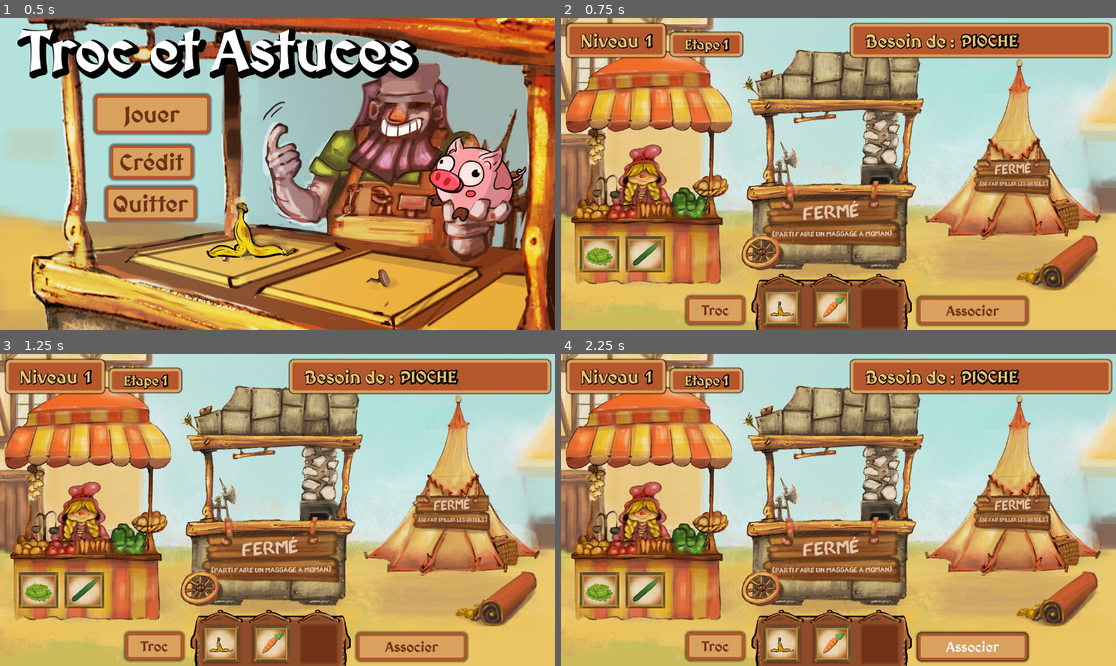
Above: before the commit, frames 1-4 (two rows, left to right).
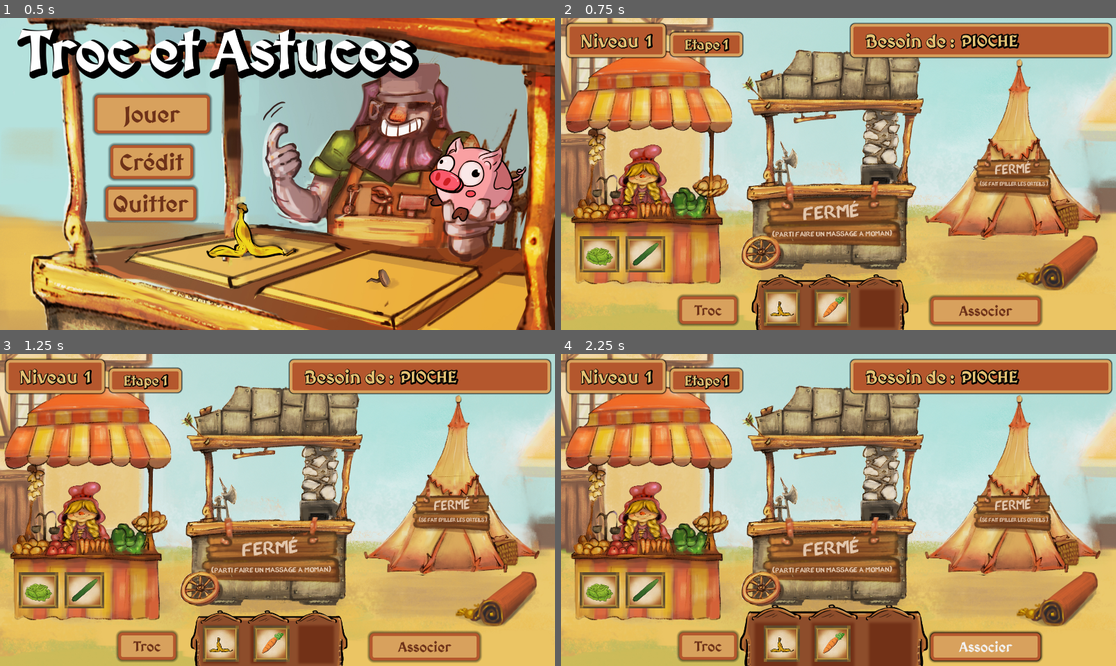
Above: after the commit, the same moments.

Repository: Xinart/TrockEtAstuce
Game: Godot game, scene res://Scenes/main_menu.tscn
The game is run twice, just before and just after one commit, with the same random seed, the same clock (stepped at 60 frames per second) and the same inputs.
Inputs:
- Up to frame 1 (0.5 s): no input
- Up to frame 2 (0.75 s): click "Jouer" at 0.5 s
- Up to frame 3 (1.25 s): no input
- Up to frame 4 (2.25 s): click "Troc" at 1.25 s; click "Associer" at 2 s

Frame 1 is identical in both runs. In frame 2, 2.0% of the frame differs, in the area x 20-87%, y 81-100%; in frame 3, 2.0%; in frame 4, 3.4%, in the area x 20-87%, y 80-100%.

Commit message:
Version 1.1
Fixing all the known bugs and adding little polish

Diff:
--- a/Scenes/UI/cursor.tscn
+++ b/Scenes/UI/cursor.tscn
@@ -1,7 +1,13 @@
-[gd_scene load_steps=3 format=3 uid="uid://d0888l305uwct"]
+[gd_scene load_steps=3 format=3 uid="uid://mh81h4j2bxh3"]
 
-[ext_resource type="Texture2D" uid="uid://hbwdu58ngj6s" path="res://Visual/yolo/pointeur.png" id="1_1ny1g"]
-[ext_resource type="Script" path="res://Scripts/Cursor.gd" id="2_fwpfp"]
+[sub_resource type="GDScript" id="GDScript_s3u0b"]
+script/source = "extends Control
+# Called every frame. 'delta' is the elapsed time since the previous frame.
+func _process(delta):
+	position = get_viewport().get_mouse_position()
+"
+
+[sub_resource type="CompressedTexture2D" id="CompressedTexture2D_fgmcg"]
 
 [node name="Cursor" type="Control"]
 z_index = 15
@@ -9,7 +15,7 @@
 anchors_preset = 0
 offset_right = 78.0
 offset_bottom = 105.0
-script = ExtResource("2_fwpfp")
+script = SubResource("GDScript_s3u0b")
 
 [node name="Control" type="Control" parent="."]
 anchors_preset = 0
@@ -25,5 +31,5 @@
 offset_bottom = 150.0
 mouse_filter = 0
 mouse_force_pass_scroll_events = false
-texture = ExtResource("1_1ny1g")
+texture = SubResource("CompressedTexture2D_fgmcg")
 expand_mode = 1
--- a/Scenes/end_menu.tscn
+++ b/Scenes/end_menu.tscn
@@ -13,10 +13,15 @@
 game_entry_scene = "res://Scenes/main_menu.tscn"
 
 [node name="PlayButton" parent="Menu" index="0"]
-offset_left = 165.0
-offset_top = -253.0
-offset_right = 917.0
-offset_bottom = -58.0
+anchors_preset = -1
+anchor_left = 0.0
+anchor_top = 0.0
+anchor_right = 0.0
+anchor_bottom = 0.0
+offset_left = 1125.0
+offset_top = 287.0
+offset_right = 1877.0
+offset_bottom = 482.0
 text = " Menu principal "
 
 [node name="CreditButton" parent="Menu" index="1"]
@@ -34,10 +39,15 @@
 
 [node name="Credit" parent="Menu" index="3"]
 visible = true
+anchors_preset = 0
+anchor_right = 0.0
+anchor_bottom = 0.0
 offset_left = 980.0
 offset_top = 526.0
-offset_right = -5.0
-offset_bottom = -14.0
+offset_right = 1915.0
+offset_bottom = 1066.0
+grow_horizontal = 1
+grow_vertical = 1
 metadata/_edit_group_ = true
 
 [node name="ExitCredit" parent="Menu/Credit" index="0"]
--- a/Scenes/main_menu.tscn
+++ b/Scenes/main_menu.tscn
@@ -14,10 +14,15 @@
 game_entry_scene = "res://Scenes/main_scene.tscn"
 
 [node name="PlayButton" parent="Menu" index="0"]
-offset_left = -633.0
-offset_top = -271.0
-offset_right = -234.0
-offset_bottom = -138.0
+anchors_preset = -1
+anchor_left = 0.0
+anchor_top = 0.0
+anchor_right = 0.0
+anchor_bottom = 0.0
+offset_left = 327.0
+offset_top = 269.0
+offset_right = 726.0
+offset_bottom = 402.0
 theme_override_font_sizes/font_size = 80
 
 [node name="CreditButton" parent="Menu" index="1"]
--- a/Scenes/main_scene.tscn
+++ b/Scenes/main_scene.tscn
@@ -7,7 +7,7 @@
 [ext_resource type="Texture2D" uid="uid://m77fodrfh1h0" path="res://Visual/Merchants/forge.png" id="4_wdktt"]
 [ext_resource type="Texture2D" uid="uid://cyj4t7pjl6a7a" path="res://Visual/Merchants/etalage.png" id="6_il41w"]
 [ext_resource type="Texture2D" uid="uid://bi2pvd1pfl8hq" path="res://Visual/Merchants/forgeron_.png" id="6_yl1fx"]
-[ext_resource type="Texture2D" uid="uid://byk5lroy13x58" path="res://Visual/Merchants/tente.png" id="7_qi7c4"]
+[ext_resource type="Texture2D" uid="uid://byk5lroy13x58" path="res://Visual/Merchants/Tente.png" id="7_qi7c4"]
 [ext_resource type="Texture2D" uid="uid://dtabs0fvdkcyx" path="res://Visual/Merchants/etranger.png" id="8_4o3wi"]
 [ext_resource type="Texture2D" uid="uid://kah700xnikmc" path="res://Visual/Merchants/etalage_closed.png" id="9_cjx1l"]
 [ext_resource type="Script" path="res://Scripts/MerchantsAnimPlayer.gd" id="10_4aryy"]
@@ -16,7 +16,7 @@
 [ext_resource type="Theme" uid="uid://dn1q0qrdx8emw" path="res://UI/Themes/new_theme.tres" id="10_mk6ni"]
 [ext_resource type="Texture2D" uid="uid://buokth2g7te02" path="res://Visual/Animation/niveau_suivant.png" id="11_8pxwb"]
 [ext_resource type="Texture2D" uid="uid://bhqbpph7ckepy" path="res://Visual/Merchants/tente_closed.png" id="11_bq7nb"]
-[ext_resource type="Texture2D" uid="uid://o4ja8l6q1bu5" path="res://Visual/Background/inventaire.png" id="12_p1wxf"]
+[ext_resource type="Texture2D" uid="uid://o4ja8l6q1bu5" path="res://Visual/Background/PlayerInventory.png" id="12_p1wxf"]
 [ext_resource type="Texture2D" uid="uid://b7y1v5oj8fr5m" path="res://Visual/yolo/etoile_5_b.png" id="13_pu1ku"]
 [ext_resource type="Texture2D" uid="uid://wmdlm80h8wro" path="res://Visual/Background/fond.jpg" id="14_63wyi"]
 [ext_resource type="Script" path="res://Scenes/Menu.gd" id="17_eg5jc"]
@@ -214,7 +214,7 @@
 "times": PackedFloat32Array(0),
 "transitions": PackedFloat32Array(1),
 "update": 1,
-"values": [true]
+"values": [false]
 }
 tracks/1/type = "value"
 tracks/1/imported = false
@@ -227,6 +227,34 @@
 "transitions": PackedFloat32Array(1),
 "update": 0,
 "values": [Color(0, 0, 0, 1)]
+}
+tracks/2/type = "value"
+tracks/2/imported = false
+tracks/2/enabled = true
+tracks/2/path = NodePath("CanvasLayer/PlayerInventory:self_modulate")
+tracks/2/interp = 1
+tracks/2/loop_wrap = true
+tracks/2/keys = {
+"times": PackedFloat32Array(0),
+"transitions": PackedFloat32Array(1),
+"update": 0,
+"values": [Color(1, 1, 1, 1)]
+}
+
+[sub_resource type="Animation" id="Animation_601gy"]
+resource_name = "new_animation"
+step = 0.05
+tracks/0/type = "value"
+tracks/0/imported = false
+tracks/0/enabled = true
+tracks/0/path = NodePath("CanvasLayer/PlayerInventory:self_modulate")
+tracks/0/interp = 1
+tracks/0/loop_wrap = true
+tracks/0/keys = {
+"times": PackedFloat32Array(0, 0.05, 0.1),
+"transitions": PackedFloat32Array(2.21914, 0.466517, 1.27456),
+"update": 0,
+"values": [Color(1, 1, 1, 1), Color(1, 0, 0, 1), Color(1, 1, 1, 1)]
 }
 
 [sub_resource type="Animation" id="Animation_y20ht"]
@@ -274,6 +302,7 @@
 [sub_resource type="AnimationLibrary" id="AnimationLibrary_mw73s"]
 _data = {
 "RESET": SubResource("Animation_dyr3b"),
+"new_animation": SubResource("Animation_601gy"),
 "transit_to_end": SubResource("Animation_y20ht")
 }
 
@@ -302,14 +331,11 @@
 
 [node name="merchantPanel" type="Control" parent="CanvasLayer/Control/Panel"]
 layout_mode = 1
-anchors_preset = 14
-anchor_top = 0.5
-anchor_right = 1.0
-anchor_bottom = 0.5
+anchors_preset = 0
 offset_left = 33.0
-offset_top = -284.0
-offset_right = -43.0
-offset_bottom = 269.0
+offset_top = 256.0
+offset_right = 1877.0
+offset_bottom = 809.0
 grow_horizontal = 2
 grow_vertical = 2
 metadata/_edit_group_ = true
@@ -431,28 +457,12 @@
 offset_bottom = 694.0
 texture = ExtResource("11_bq7nb")
 
-[node name="TextureRect" type="TextureRect" parent="CanvasLayer/Control/Panel"]
-layout_mode = 2
-offset_left = 658.0
-offset_top = 885.0
-offset_right = 1215.0
-offset_bottom = 1081.0
-texture = ExtResource("12_p1wxf")
-expand_mode = 1
-
 [node name="Player" type="GridContainer" parent="CanvasLayer/Control/Panel"]
 layout_mode = 1
-anchors_preset = 7
-anchor_left = 0.5
-anchor_top = 1.0
-anchor_right = 0.5
-anchor_bottom = 1.0
-offset_left = -259.0
-offset_top = -140.0
-offset_right = 774.0
-offset_bottom = -15.0
-grow_horizontal = 2
-grow_vertical = 0
+offset_left = 701.0
+offset_top = 940.0
+offset_right = 1734.0
+offset_bottom = 1065.0
 theme_override_constants/h_separation = 50
 theme_override_constants/v_separation = 50
 columns = 3
@@ -460,14 +470,10 @@
 
 [node name="AskingIngredientContainer" type="Panel" parent="CanvasLayer/Control/Panel"]
 layout_mode = 1
-anchors_preset = 1
-anchor_left = 1.0
-anchor_right = 1.0
-offset_left = -918.0
+offset_left = 1002.0
 offset_top = 20.0
-offset_right = -16.0
+offset_right = 1904.0
 offset_bottom = 136.0
-grow_horizontal = 0
 theme = ExtResource("10_mk6ni")
 metadata/_edit_group_ = true
 
@@ -576,54 +582,29 @@
 text = "1"
 label_settings = SubResource("LabelSettings_soioj")
 
-[node name="MarginContainer" type="Control" parent="CanvasLayer/Control/Panel"]
-layout_mode = 1
-anchors_preset = 3
-anchor_left = 1.0
-anchor_top = 1.0
-anchor_right = 1.0
-anchor_bottom = 1.0
-offset_left = -640.0
-offset_top = -135.0
-grow_horizontal = 0
-grow_vertical = 0
-
-[node name="HBoxContainer" type="Control" parent="CanvasLayer/Control/Panel/MarginContainer"]
-layout_mode = 1
-anchors_preset = 7
-anchor_left = 0.5
-anchor_top = 1.0
-anchor_right = 0.5
-anchor_bottom = 1.0
-offset_left = -1555.0
-offset_top = -128.0
-offset_right = 296.0
-grow_horizontal = 2
-grow_vertical = 0
-
-[node name="TradeButton" type="Button" parent="CanvasLayer/Control/Panel/MarginContainer/HBoxContainer"]
+[node name="MergePlayerIngredientButton" type="Button" parent="CanvasLayer/Control/Panel"]
+z_index = 10
+custom_minimum_size = Vector2(380, 0)
+layout_mode = 2
+offset_left = 1279.0
+offset_top = 966.0
+offset_right = 1659.0
+offset_bottom = 1061.0
+pivot_offset = Vector2(197, 47)
+theme = ExtResource("10_mk6ni")
+theme_override_font_sizes/font_size = 48
+text = "Associer"
+
+[node name="TradeButton" type="Button" parent="CanvasLayer/Control/Panel"]
 custom_minimum_size = Vector2(200, 0)
 layout_mode = 2
-offset_left = 389.0
-offset_top = 12.0
-offset_right = 589.0
-offset_bottom = 107.0
+offset_left = 409.0
+offset_top = 964.0
+offset_right = 609.0
+offset_bottom = 1059.0
 theme = ExtResource("10_mk6ni")
 theme_override_font_sizes/font_size = 48
 text = "Troc"
-
-[node name="MergePlayerIngredientButton" type="Button" parent="CanvasLayer/Control/Panel/MarginContainer/HBoxContainer"]
-z_index = 10
-custom_minimum_size = Vector2(380, 0)
-layout_mode = 2
-offset_left = 1189.0
-offset_top = 14.0
-offset_right = 1569.0
-offset_bottom = 109.0
-pivot_offset = Vector2(197, 47)
-theme = ExtResource("10_mk6ni")
-theme_override_font_sizes/font_size = 48
-text = "Associer"
 
 [node name="EndStepPanel" type="Panel" parent="CanvasLayer/Control/Panel"]
 visible = false
@@ -805,6 +786,13 @@
 texture = ExtResource("14_63wyi")
 metadata/_edit_lock_ = true
 
+[node name="PlayerInventory" type="Sprite2D" parent="CanvasLayer"]
+z_index = -20
+position = Vector2(866, 990)
+scale = Vector2(0.822398, 0.879807)
+texture = ExtResource("12_p1wxf")
+offset = Vector2(79.0372, -6.8197)
+
 [node name="Camera2D" type="Camera2D" parent="."]
 
 [node name="MerchantsAnimPlayer" type="AnimationPlayer" parent="."]
@@ -826,8 +814,10 @@
 
 [node name="SFXAudioStreamPlayer2D" type="AudioStreamPlayer2D" parent="."]
 
-[connection signal="button_down" from="CanvasLayer/Control/Panel/MarginContainer/HBoxContainer/TradeButton" to="CanvasLayer/Control/Panel/Player" method="_on_trade_button_button_down"]
-[connection signal="button_down" from="CanvasLayer/Control/Panel/MarginContainer/HBoxContainer/MergePlayerIngredientButton" to="." method="_on_merge_player_ingredient_button_button_down"]
+[connection signal="button_down" from="CanvasLayer/Control/Panel/MergePlayerIngredientButton" to="." method="_on_merge_player_ingredient_button_button_down"]
+[connection signal="mouse_entered" from="CanvasLayer/Control/Panel/MergePlayerIngredientButton" to="." method="_on_merge_player_ingredient_button_mouse_entered"]
+[connection signal="mouse_exited" from="CanvasLayer/Control/Panel/MergePlayerIngredientButton" to="." method="_on_merge_player_ingredient_button_mouse_exited"]
+[connection signal="button_down" from="CanvasLayer/Control/Panel/TradeButton" to="CanvasLayer/Control/Panel/Player" method="_on_trade_button_button_down"]
 [connection signal="button_down" from="CanvasLayer/Control/Panel/EndStepPanel/ExiteEndStepPanelbutton" to="." method="_on_exite_end_step_panelbutton_button_down"]
 [connection signal="button_down" from="CanvasLayer/Control/Menu/QuitButton" to="CanvasLayer/Control/Menu" method="_on_quit_button_down"]
 [connection signal="button_down" from="CanvasLayer/Control/Menu/Credit" to="CanvasLayer/Control/Menu" method="_on_quit_button_down"]
--- a/Scripts/Autoloads/GameData.gd
+++ b/Scripts/Autoloads/GameData.gd
@@ -30,11 +30,11 @@
 			)
 			# 1.4
 			,LevelStep.new(
-				["tissu","pioche"] # Player inventory
+				["fer à cheval","pioche"] # Player inventory
 				,[] # Farmer inventory
-				,["fer à cheval","corde"] # Blacksmith inventory
+				,["seau","corde"] # Blacksmith inventory
 				,[] # Stranger inventory
-			,IngredientData.new("chapeau",["corde","tissu"]) # Object to find to pass the step
+			,IngredientData.new("chapeau",["corde","seau"]) # Object to find to pass the step
 			)
 			# 1.5
 			,LevelStep.new(
@@ -46,9 +46,9 @@
 			)
 			# 1.6
 			,LevelStep.new(
-				["corde","tissu"] # Player inventory
+				["corde","bougie"] # Player inventory
 				,[] # Farmer inventory
-				,["fourche","bougie"] # Blacksmith inventory
+				,["fourche","tissu"] # Blacksmith inventory
 				,[] # Stranger inventory
 			,IngredientData.new("porte serviette",["tissu","fourche"]) # Object to find to pass the step
 			)
@@ -57,9 +57,9 @@
 		,Level.new([
 			# 2.1
 			LevelStep.new(
-				["corde","casque"] # Player inventory
+				["épée","casque"] # Player inventory
 				,["pastèque","pioche"] # Farmer inventory
-				,["épée","fer à cheval"] # Blacksmith inventory
+				,["corde","fer à cheval"] # Blacksmith inventory
 				,[] # Stranger inventory
 			,IngredientData.new("boulet",["corde","pastèque"]) # Object to find to pass the step
 			)
@@ -73,11 +73,11 @@
 			)
 			# 2.3
 			,LevelStep.new(
-				["banane","corde"] # Player inventory
+				["banane","piment"] # Player inventory
 				,["carotte","concombre","salade"] # Farmer inventory
-				,[] # Blacksmith inventory
+				,["corde"] # Blacksmith inventory
 				,[] # Stranger inventory
-			,IngredientData.new("fouet",["corde","pastèque"]) # Object to find to pass the step
+			,IngredientData.new("fouet",["corde","concombre"]) # Object to find to pass the step
 			)
 			# 2.4
 			,LevelStep.new(
@@ -89,7 +89,7 @@
 			)
 			# 2.5
 			,LevelStep.new(
-				["poire","salade"] # Player inventory
+				["poire","bougie"] # Player inventory
 				,["banane","carotte","salade"] # Farmer inventory
 				,["corde","seau"] # Blacksmith inventory
 				,[] # Stranger inventory
@@ -105,9 +105,9 @@
 			)
 			# 2.7
 			,LevelStep.new(
-				["seau","chapeau"] # Player inventory
+				["banane","chapeau"] # Player inventory
 				,["salade","pastèque","poire"] # Farmer inventory
-				,["casque","corde","perruque"] # Blacksmith inventory
+				,["casque","seau","perruque"] # Blacksmith inventory
 				,[] # Stranger inventory
 			,IngredientData.new("cloche",["poire","seau"]) # Object to find to pass the step
 			)
@@ -117,9 +117,9 @@
 		,Level.new([
 			# 3.1
 			LevelStep.new(
-				["banane","clou"] # Player inventory
+				["banane","fourche"] # Player inventory
 				,["concombre","carotte"] # Farmer inventory
-				,["épée","craie"] # Blacksmith inventory
+				,["épée","craie","clou"] # Blacksmith inventory
 				,["lézard"] # Stranger inventory
 			,IngredientData.new("cactus",["clou","concombre"]) # Object to find to pass the step
 			)
@@ -133,39 +133,39 @@
 			)
 			# 3.3
 			,LevelStep.new(
-				["bougie","tissu"] # Player inventory
-				,["salade","pastèque","poire"] # Farmer inventory
-				,[] # Blacksmith inventory
+				["clou","tissu"] # Player inventory
+				,["salade","pastèque"] # Farmer inventory
+				,["bougie"] # Blacksmith inventory
 				,["lézard","seau","cactus"] # Stranger inventory
 			,IngredientData.new("abat jour",["seau","bougie"]) # Object to find to pass the step
 			)
 			# 3.4
 			,LevelStep.new(
-				["banane","piment"] # Player inventory
+				["banane","fer à cheval"] # Player inventory
 				,["carotte","poire"] # Farmer inventory
 				,["tissu","épée"] # Blacksmith inventory
-				,["cactus","lézard"] # Stranger inventory
+				,["piment","lézard"] # Stranger inventory
 			,IngredientData.new("dragon",["lézard","piment"]) # Object to find to pass the step
 			)
 			# 3.5
 			,LevelStep.new(
-				["craie","seau"] # Player inventory
+				["trombone","seau"] # Player inventory
 				,["salade","concombre","poire"] # Farmer inventory
 				,[] # Blacksmith inventory
-				,["cloche","cactus"] # Stranger inventory
+				,["cloche","cactus","craie"] # Stranger inventory
 			,IngredientData.new("quille",["poire","craie"]) # Object to find to pass the step
 			)
 			# 3.6
 			,LevelStep.new(
-				["pastèque","clou"] # Player inventory
-				,["salade","concombre","banane"] # Farmer inventory
+				["concombre","clou"] # Player inventory
+				,["salade","pastèque","banane"] # Farmer inventory
 				,["boulet","pioche"] # Blacksmith inventory
-				,["pioche","dragon"] # Stranger inventory
+				,["perruque","dragon"] # Stranger inventory
 			,IngredientData.new("boule de bowling",["pastèque","pioche"]) # Object to find to pass the step
 			)
 			# 3.7
 			,LevelStep.new(
-				["concombre","abat jour","fourche"] # Player inventory
+				["concombre","fouet","fourche"] # Player inventory
 				,["piment","banane","salade"] # Farmer inventory
 				,["trombone","bougie","seau"] # Blacksmith inventory
 				,[] # Stranger inventory
@@ -173,9 +173,9 @@
 			)
 			# 3.8
 			,LevelStep.new(
-				["clou","pastèque"] # Player inventory
+				["craie","pastèque"] # Player inventory
 				,["poire","cochon","salade"] # Farmer inventory
-				,["craie","trombone","tissu"] # Blacksmith inventory
+				,["clou","trombone","tissu"] # Blacksmith inventory
 				,["dragon","boule de bowling","lampe"] # Stranger inventory
 			,IngredientData.new("rhinocéros",["cochon","clou"]) # Object to find to pass the step
 			)
--- a/Scripts/Cursor.gd
+++ /dev/null
@@ -1,4 +0,0 @@
-extends Control
-# Called every frame. 'delta' is the elapsed time since the previous frame.
-func _process(delta):
-	position = get_viewport().get_mouse_position()
--- a/Scripts/Game.gd
+++ b/Scripts/Game.gd
@@ -11,7 +11,9 @@
 @onready var step_ingredient = $CanvasLayer/Control/Panel/EndStepPanel/ColorRect/MarginContainer/StepIngredient
 @onready var sfx_audio_stream_player_2d : AudioStreamPlayer2D = $SFXAudioStreamPlayer2D
 
-
+@onready var player_inventory: Sprite2D = $CanvasLayer/PlayerInventory
+@onready var player_inventory_init_scale_x = player_inventory.scale.x
+@onready var player_inventory_init_scale_y = player_inventory.scale.y
 
 var list_base_ingredients :Array[String]
 var current_list_merchant_ingredient :Array[String]
@@ -24,7 +26,7 @@
 @onready var traveler :UIIngredientCarrier = $CanvasLayer/Control/Panel/merchantPanel/Tente/traveler
 @onready var blacksmith :UIIngredientCarrier = $CanvasLayer/Control/Panel/merchantPanel/Forge/blacksmith
 @onready var end_step_panel :Panel = $CanvasLayer/Control/Panel/EndStepPanel
-@onready var merge_player_ingredient_button = $CanvasLayer/Control/Panel/MarginContainer/HBoxContainer/MergePlayerIngredientButton
+@onready var merge_player_ingredient_button: Button = $CanvasLayer/Control/Panel/MergePlayerIngredientButton
 
 @onready var etalage :TextureRect = $CanvasLayer/Control/Panel/merchantPanel/Etalage
 @onready var forge :TextureRect = $CanvasLayer/Control/Panel/merchantPanel/Forge
@@ -53,6 +55,7 @@
 	GameData.list_level[GameData.current_level_index].current_level_step = \
 	GameData.list_level[GameData.current_level_index].list_level_steps[0]
 	_set_data_for_step_of_current_level()
+	Input.set_custom_mouse_cursor(load("res://Visual/yolo/pointeur_petit.png"))
 
 # Called every frame. 'delta' is the elapsed time since the previous frame.
 func _process(delta):
@@ -82,6 +85,9 @@
 		sfx_audio_stream_player_2d.stop()
 		sfx_audio_stream_player_2d.stream = load("res://Audio/wrong.mp3")
 		sfx_audio_stream_player_2d.play()
+
+		end_anim_player.play("new_animation")
+		await end_anim_player.animation_finished
 	# remove selection on player when it combination
 	if player.player_ui_ingredient_to_trade:
 		player.player_ui_ingredient_to_trade.is_selected = false
@@ -159,3 +165,15 @@
 	else:
 		tente_closed.visible = false
 		tente.visible = true
+
+
+
+
+func _on_merge_player_ingredient_button_mouse_entered() -> void:
+	player_inventory.scale.x = player_inventory_init_scale_x * 1.2
+	player_inventory.scale.y = player_inventory_init_scale_y * 1.2
+
+
+func _on_merge_player_ingredient_button_mouse_exited() -> void:
+	player_inventory.scale.x = player_inventory_init_scale_x
+	player_inventory.scale.y = player_inventory_init_scale_y
--- a/Scripts/Player.gd
+++ b/Scripts/Player.gd
@@ -10,7 +10,7 @@
 # Called when the node enters the scene tree for the first time.
 func _ready():
 
-	var image_file = load("res://Visual/yolo/pointeur.png")
+	var image_file = load("res://Visual/yolo/pointeur_petit.png")
 	Input.set_custom_mouse_cursor(image_file)
 	Input.mouse_mode = Input.MOUSE_MODE_VISIBLE
 	## Get the list of single base ingredients
@@ -33,6 +33,10 @@
 	if Input.is_action_just_pressed("ui_mouse_left_click"):
 		for ui_ingredient : UIIngredient in get_tree().get_nodes_in_group("UI_Ingredient"):
 			if ui_ingredient.is_mouse_over:
+
+				sfx_audio_stream_player_2d.stop()
+				sfx_audio_stream_player_2d.stream = load("res://Audio/click.mp3")
+				sfx_audio_stream_player_2d.play()
 				# if the ingredient is in the player inventory
 				if ui_ingredient.get_parent().name == name:
 					# if ingredient exists
--- a/Scripts/UIIngredient.gd
+++ b/Scripts/UIIngredient.gd
@@ -39,6 +39,7 @@
 	if !is_selected:
 		scale.x = size_scale_on_mouse_hover
 		scale.y = size_scale_on_mouse_hover
+	print("YOLO")
 
 
 
--- a/project.godot
+++ b/project.godot
@@ -12,7 +12,7 @@
 
 config/name="TrocEtAstuce"
 config/description="Bienvenu dans troc et astuces. Rien de plus simple ! Tu choisis un objet dans ton inventaire, tu en prends un autre et PAF, tu obtiens un TRUC ! N’hésite pas à troquer au marché. Comme ça, tu serais bien équipé !"
-config/version="0.4.0"
+config/version="1.1.0"
 run/main_scene="res://Scenes/main_menu.tscn"
 config/features=PackedStringArray("4.2", "Forward Plus")
 config/icon="res://Visual/TrocEtAstuceIcone.svg"
@@ -26,9 +26,8 @@
 
 window/size/viewport_width=1920
 window/size/viewport_height=1080
-window/size/mode=3
+window/size/resizable=false
 mouse_cursor/custom_image="res://Visual/yolo/pointeur_petit.png"
-mouse_cursor/custom_image_hotspot=Vector2(15, 15)
 
 [input]
 
@@ -43,3 +42,7 @@
 "events": [Object(InputEventMouseButton,"resource_local_to_scene":false,"resource_name":"","device":-1,"window_id":0,"a …(258 unchanged characters)…
 ]
 }
+
+[rendering]
+
+renderer/rendering_method="gl_compatibility"
Not shown, added: Audio/click.mp3.import
Not shown, added: Builds/html/index.apple-touch-icon.png.import
Not shown, added: Builds/html/index.icon.png.import
Not shown, added: Builds/html/index.png.import
Not shown: 1 places in Scenes/main_scene.tscn that only renumber resources
Renamed: Visual/Background/inventaire.png -> Visual/Background/PlayerInventory.png
Not shown, added: Visual/Background/PlayerInventory.png.import
Not shown, removed: Visual/Background/inventaire.png.import
Not shown, changed: Visual/Merchants/Tente.png.import
Binary file added: Visual/TrocEtAstuceIcone.ico
Binary file added: Visual/TrocEtAstuceIcone128_.128.ico
Binary file added: Visual/TrocEtAstuceIcone128_.128.png
(and 33 more such lines)
